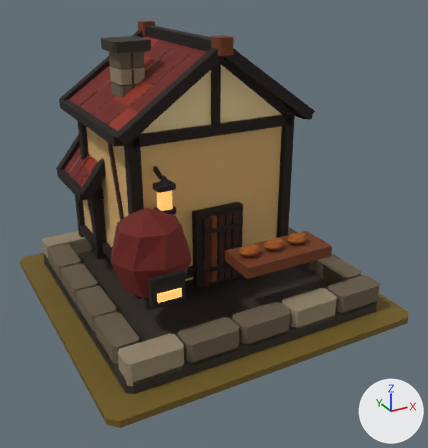
Two versions of the glTF model art/bakery_t5/bakery_t5.glb, one commit apart.
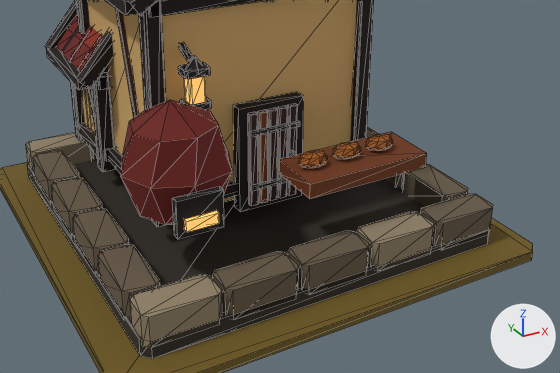
Old and new are each drawn whole from a 50 mm camera at (-1.92, -3.74, 2.42) aimed at (0.03, -0.19, 0.65) and again close up on the part from 6% to 100% of the width and 30% to 90% of the height. Arrows for +X, +Y and +Z are at lower right; the lights stay in place. The older version's two pictures come first. The close-ups show mesh edges as thin lines.

Names of what the first close-up shows: 'MMR | bakery | T05 Architecture.001', 'MMR | bakery | Tier 05 Ground.001'.
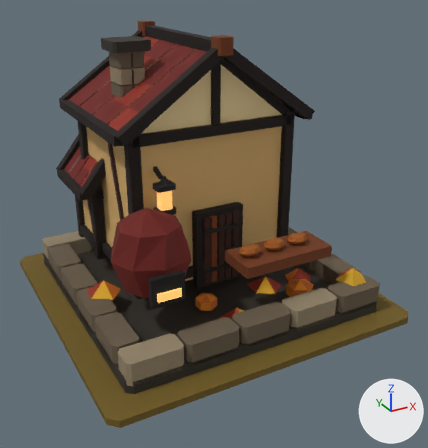
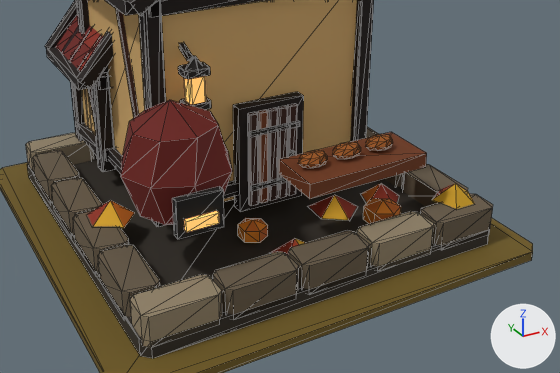
The edits, one by one:
Mesh me_mmr___bakery___t05_autumn_dressing_001 is new.
It has 56 vertices, 61 faces and spans x -0.94..0.98, y -0.92..0.0, z 0.09..0.32.
It uses material mat_mmr___shared_palette_atlas (picture img_mmr_shared_color_palette_64).
Object 'MMR | bakery | T05 Autumn Dressing.001' (ob_mmr___bakery___t05_autumn_dressing_001) is new; it shows me_mmr___bakery___t05_autumn_dressing_001.
Its location is (0.0, 0.0, 0.05).

Where the change shows, as pixel boxes (x1, y1, x2, y2) in the close-ups (560 x 373 px):
'MMR | bakery | T05 Autumn Dressing.001', added
    after: (88, 183, 474, 255)
